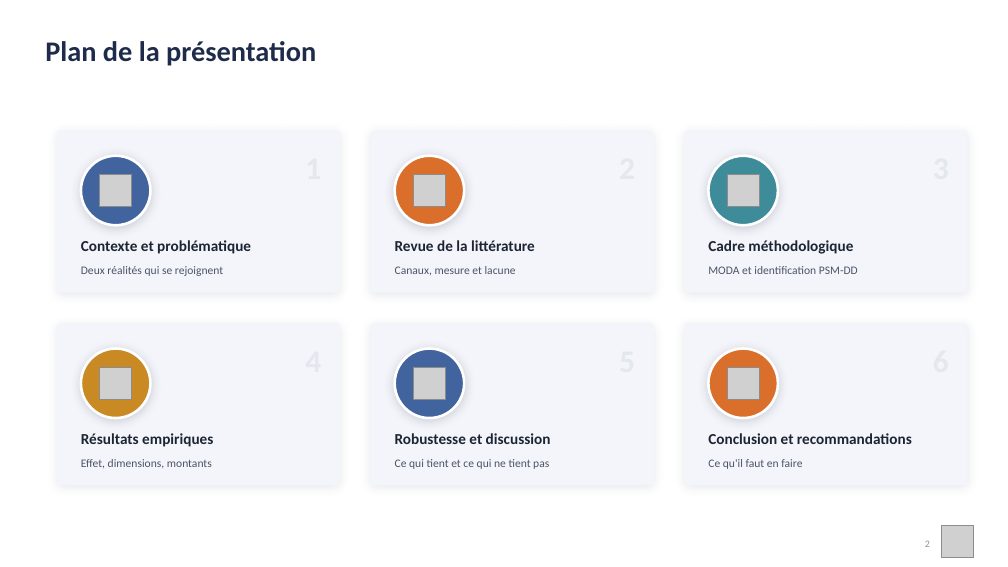
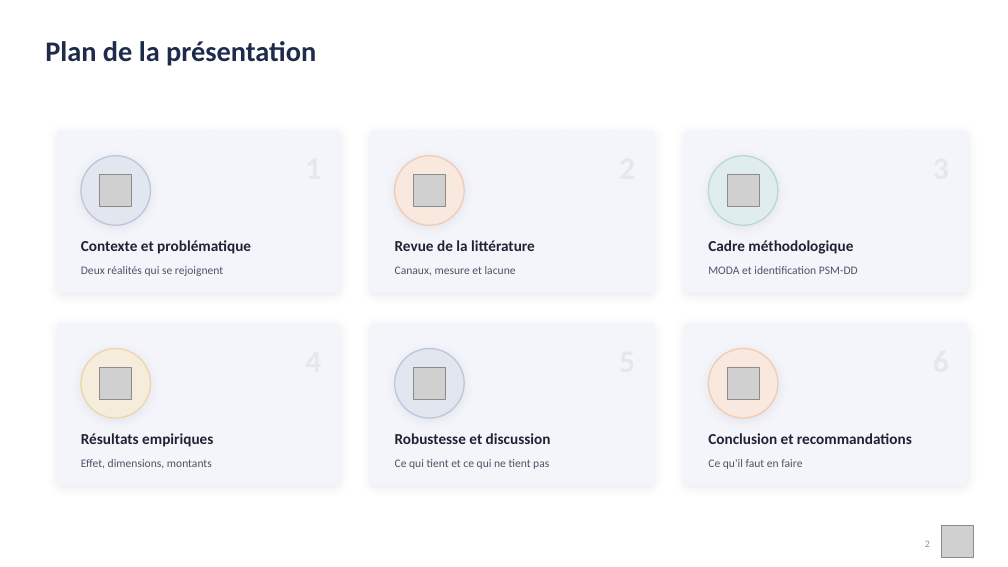
Before and after one commit to JODRAFF9/MEMOIRE, a slide deck: slide 2 of infographie/presentation_infographique.pptx. Drawn at 1008x567 pixels with LibreOffice and Linux fonts; fonts in the diff are those of the drawing; grey boxes stand for pictures. Boxes give left, top, right and bottom in pixels: in the first picture for what was removed or moved away, otherwise in the second. Text is boxed around its words. In the diff, an @@ line names an element or a change of style, - is before the commit and + after.

```diff
--- a/infographie/presentation_infographique.pptx
+++ b/infographie/presentation_infographique.pptx
@@ ellipse at (81, 156, 150, 225): fill #41639E to #E1E6EF; outline #FFFFFF 2.5 pt to #BBC7DC 1.25 pt; shadow changed @@
@@ ellipse at (395, 156, 464, 225): fill #D96F2B to #F9E8DD; outline #FFFFFF 2.5 pt to #F1CBB3 1.25 pt; shadow changed @@
@@ ellipse at (709, 156, 778, 225): fill #3E8C9A to #E0EDEF; outline #FFFFFF 2.5 pt to #BAD6DB 1.25 pt; shadow changed @@
@@ ellipse at (81, 349, 150, 418): fill #C98A24 to #F6ECDC; outline #FFFFFF 2.5 pt to #ECD5B0 1.25 pt; shadow changed @@
@@ ellipse at (395, 349, 464, 418): fill #41639E to #E1E6EF; outline #FFFFFF 2.5 pt to #BBC7DC 1.25 pt; shadow changed @@
@@ ellipse at (709, 349, 778, 418): fill #D96F2B to #F9E8DD; outline #FFFFFF 2.5 pt to #F1CBB3 1.25 pt; shadow changed @@
```
Also in this commit, not shown: 15 other slides changed, 2 other files.
